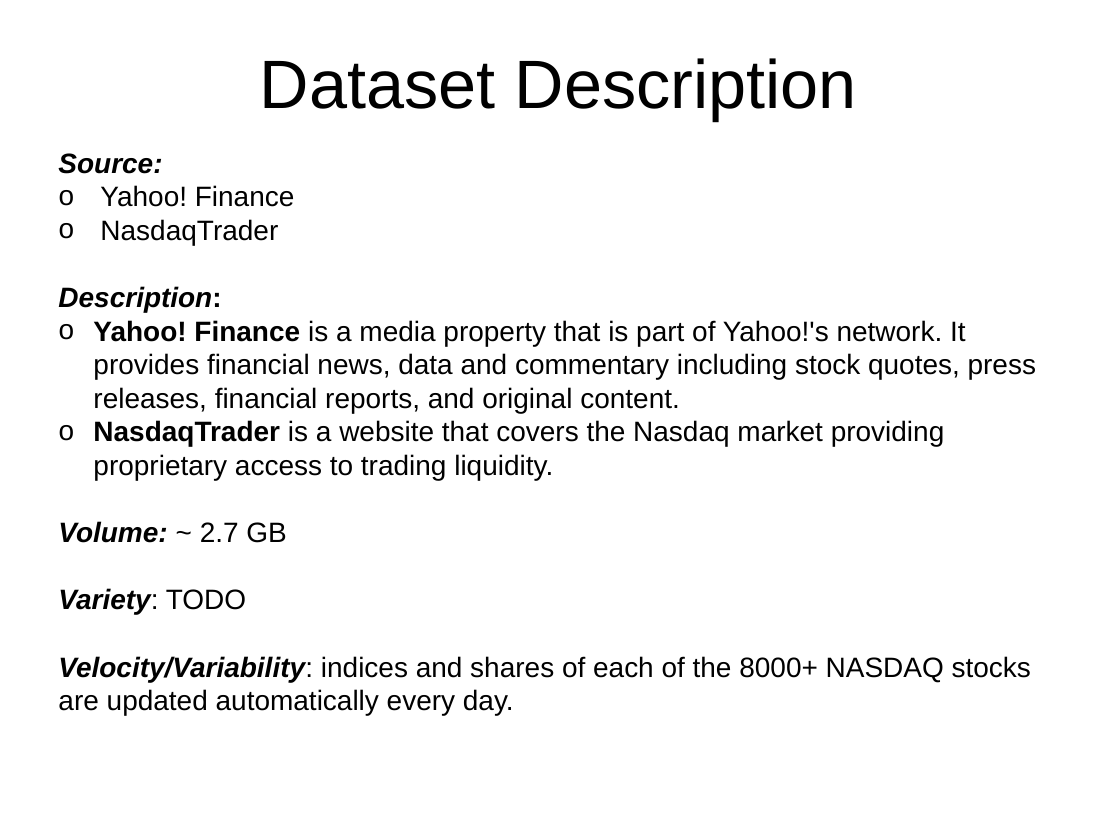
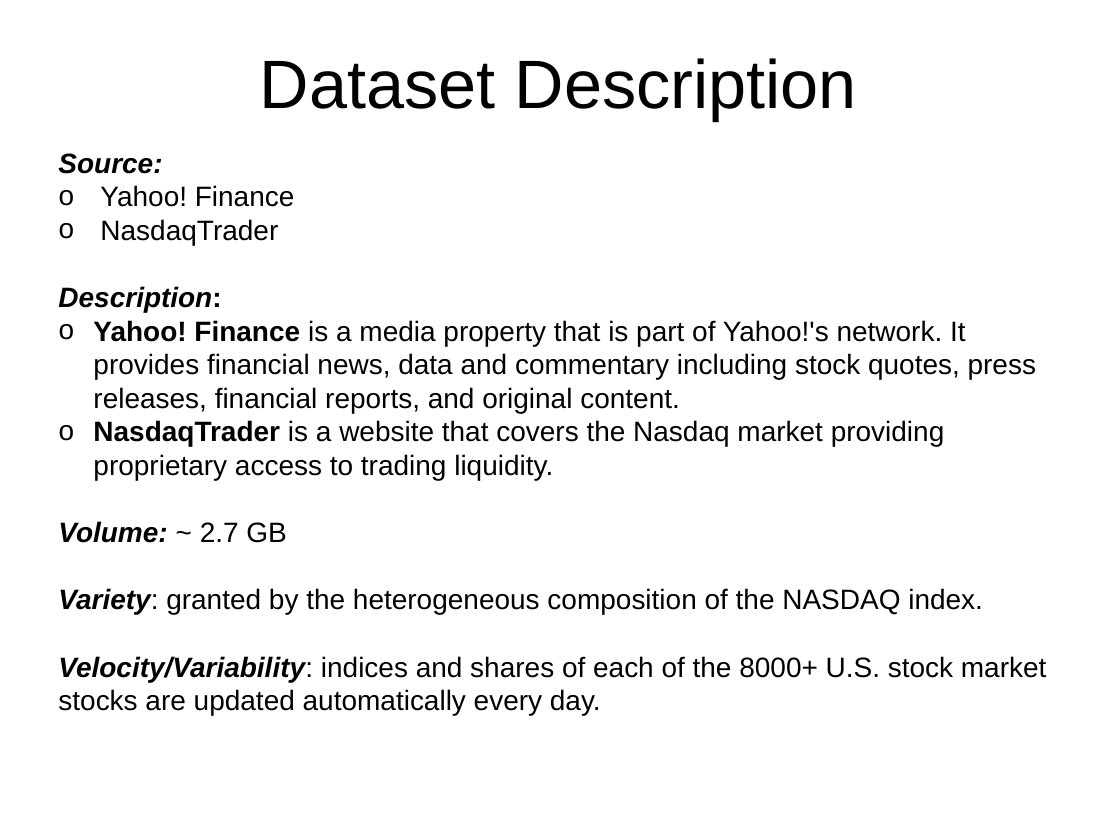
Before and after one commit to rambodrahmani/stocksim, a slide deck: slide 4 of documentation/stocksim_preliminary_presentation.pptx. Drawn at 1120x840 pixels with LibreOffice and Linux fonts; fonts in the diff are those of the drawing; background and template pictures are left out. Boxes give left, top, right and bottom in pixels: in the first picture for what was removed or moved away, otherwise in the second. Text is boxed around its words. In the diff, an @@ line names an element or a change of style, - is before the commit and + after.

```diff
--- a/documentation/stocksim_preliminary_presentation.pptx
+++ b/documentation/stocksim_preliminary_presentation.pptx
@@ text at bbox=[58, 588, 1047, 715]: text changed @@
-Variety: TODO
-Velocity/Variability: indices and shares of each of the 8000+ NASDAQ stocks are updated automatically every day.
+Variety: granted by the heterogeneous composition of the NASDAQ index.
+Velocity/Variability: indices and shares of each of the 8000+ U.S. stock market stocks are updated automatically every day.
```
Also in this commit, not shown: 6 other slides changed, 5 other files.
